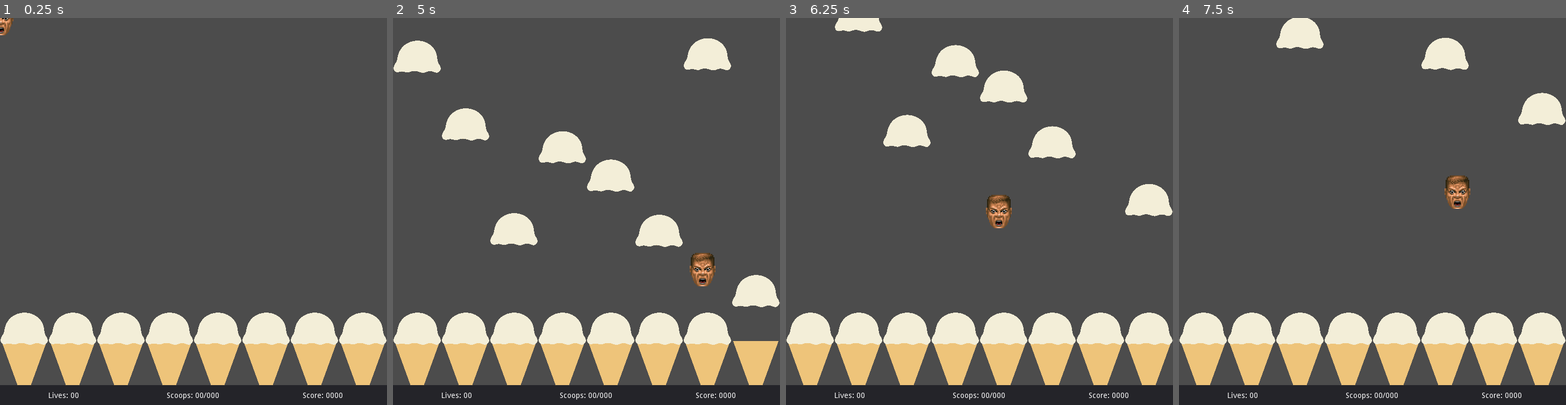
Above: before the commit, frames 1-4 (left to right).
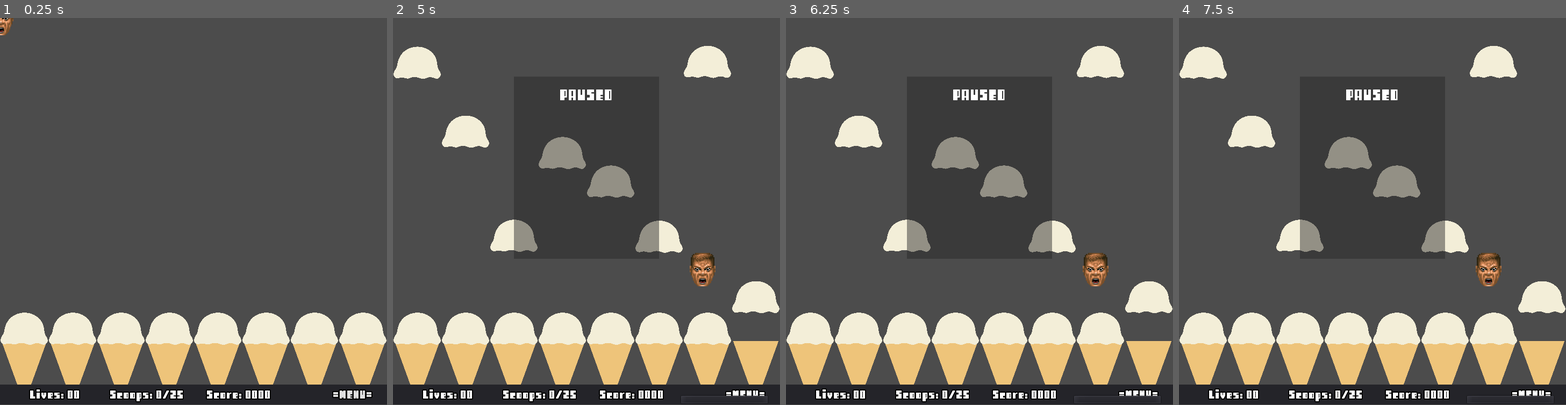
Above: after the commit, the same moments.

Repository: craigostrin/IceCream
Game: Godot game, scene res://Scenes/Game.tscn
The game is run twice, just before and just after one commit, with the same random seed, the same clock (stepped at 60 frames per second) and the same inputs.
Inputs (mouse positions are in pixels of both pictures, inside the frame that each line leads up to):
- Up to frame 1 (0.25 s): no input
- Up to frame 2 (5 s): click (725, 393) at 0.5 s, where only the run after the commit has a clickable "=MENU="; tap Enter at 1.25 s; move the mouse to (671, 192) at 1.27 s; move the mouse to (509, 230) at 2.02 s; move the mouse to (625, 126) at 2.77 s; move the mouse to (567, 288) at 3.52 s; move the mouse to (702, 269) at 4.27 s; tap Space (pause, bound only after the commit) at 4.9 s
- Up to frame 3 (6.25 s): move the mouse to (863, 153) at 5.02 s; move the mouse to (998, 211) at 5.77 s
- Up to frame 4 (7.5 s): move the mouse to (1314, 114) at 6.52 s; move the mouse to (1457, 192) at 7.27 s

The runs differ from the first frame. In frame 1, 1.7% of the frame differs, in the area x 0-100%, y 94-100%; in frame 2, 6.8%; in frame 3, 14%, in the area x 0-100%, y 0-100%; in frame 4, 12%.

Commit message:
work progresses

Diff:
--- /dev/null
+++ b/Font/RetroFont.tres
@@ -0,0 +1,6 @@
+[gd_resource type="DynamicFont" load_steps=2 format=2]
+
+[ext_resource path="res://Font/retro.ttf" type="DynamicFontData" id=1]
+
+[resource]
+font_data = ExtResource( 1 )
--- /dev/null
+++ b/Font/RetroFontBig.tres
@@ -0,0 +1,7 @@
+[gd_resource type="DynamicFont" load_steps=2 format=2]
+
+[ext_resource path="res://Font/retro.ttf" type="DynamicFontData" id=1]
+
+[resource]
+size = 40
+font_data = ExtResource( 1 )
--- /dev/null
+++ b/Font/RetroFontFooter.tres
@@ -0,0 +1,9 @@
+[gd_resource type="DynamicFont" load_steps=2 format=2]
+
+[ext_resource path="res://Font/retro.ttf" type="DynamicFontData" id=1]
+
+[resource]
+size = 30
+outline_size = 2
+outline_color = Color( 0, 0, 0, 1 )
+font_data = ExtResource( 1 )
--- /dev/null
+++ b/GUI/GUI.gd
@@ -0,0 +1,10 @@
+extends Control
+
+onready var scoopsLabel = $FooterPanel/HBoxContainer/ScoopsLabel
+
+func _ready():
+	Events.connect("bullet_dodged", self, "on_bullet_dodged")
+	scoopsLabel.text = "Scoops: 0/25"
+
+func on_bullet_dodged(bullets_dodged, max_bullets):
+	scoopsLabel.text = "Scoops: " + str(bullets_dodged) + "/" + str(max_bullets)
--- /dev/null
+++ b/GUI/PausePopup.gd
@@ -0,0 +1,12 @@
+extends Popup
+
+
+# PAUSING BREAKS THE GAME AND THEREFORE SHOULD BE A LIMITED POWERUP
+func _input(event):
+	if Input.is_action_just_pressed("pause"):
+		if get_tree().paused:
+			hide()
+			get_tree().paused = false
+		else:
+			show()
+			get_tree().paused = true
--- a/Scenes/Bullet.gd
+++ b/Scenes/Bullet.gd
@@ -10,3 +10,16 @@
 func _process(delta):
 	if firing:
 		position.y -= speed * delta
+
+
+func stop():
+	firing = false
+
+
+func start():
+	firing = true
+
+
+func clear_fired_bullet():
+	if position.y < 0:
+		queue_free()
--- a/Scenes/Bullet.tscn
+++ b/Scenes/Bullet.tscn
@@ -6,7 +6,9 @@
 [sub_resource type="CircleShape2D" id=1]
 radius = 30.0375
 
-[node name="Bullet" type="Area2D"]
+[node name="Bullet" type="Area2D" groups=[
+"bullets",
+]]
 collision_layer = 2
 collision_mask = 5
 script = ExtResource( 2 )
--- a/Scenes/Cannon.gd
+++ b/Scenes/Cannon.gd
@@ -9,7 +9,7 @@
 
 var min_bullet_speed := 125.0
 var max_bullet_speed := 175.0
-#var firing = false
+var firing = false
 var reload_time := 1.0
 var min_fire_time := 1.0
 var max_fire_time := 5.0
@@ -26,21 +26,23 @@
 	reload()
 
 
+func reload():
+	# If no bullet is ready, make a bullet, add a random speed
+	if not chambered_bullet:
+		chambered_bullet = bullet.instance()
+		chambered_bullet.init(get_bullet_speed())
+		self.add_child(chambered_bullet)
+	if firing:
+		start_fire_timer()
+
+
 func on_FireTimer_timeout():
 	if chambered_bullet:
 		chambered_bullet.firing = true
+		chambered_bullet = null
 	else:
 		print("No bullet chambered! Can't fire!")
 	start_reload_timer()
-
-
-func reload():
-	# Make a bullet, add a random speed
-	chambered_bullet = bullet.instance()
-	var random_speed = get_bullet_speed()
-	chambered_bullet.init(random_speed)
-	self.add_child(chambered_bullet)
-	start_fire_timer()
 
 
 func start_fire_timer():
@@ -48,8 +50,10 @@
 	fireTimer.start(random_fire_time)
 
 
+
 func start_reload_timer():
 	reloadTimer.start(reload_time)
+
 
 
 func get_bullet_speed():
@@ -61,7 +65,10 @@
 
 
 func on_start_cannons():
+	firing = true
 	reload()
 
+
 func on_stop_cannons():
+	firing = false
 	fireTimer.stop()
--- a/Scenes/Cannon.tscn
+++ b/Scenes/Cannon.tscn
@@ -16,5 +16,7 @@
 
 [node name="ReloadTimer" type="Timer" parent="."]
 wait_time = 0.5
+one_shot = true
 
 [node name="FireTimer" type="Timer" parent="."]
+one_shot = true
--- a/Scenes/GUI.gd
+++ /dev/null
@@ -1,11 +0,0 @@
-extends Control
-
-onready var scoopsLabel = $FooterPanel/HBoxContainer/ScoopsLabel
-
-func ready():
-	Events.connect("bullet_dodged", self, "on_bullet_dodged")
-	scoopsLabel.bbcode_text = "[center]Scoops: [b]0/25[/b][/center]"
-	print("ok")
-
-func on_bullet_dodged(bullets_dodged, max_bullets):
-	scoopsLabel.bbcode_text = "[center]Scoops: [b]" + str(bullets_dodged) + "/" + str(max_bullets) + "[/b][/center]"
--- a/Scenes/Game.gd
+++ b/Scenes/Game.gd
@@ -2,17 +2,31 @@
 
 const Cannon = preload("res://Scenes/Cannon.tscn")
 const Player = preload("res://Scenes/Player.tscn")
-var player
+var player: Area2D
 
-var num_of_cannons = 8
-var cannon_spawn_pos = 45
-var cannon_spawn_offset = 90
+var num_of_cannons := 8
+var cannon_spawn_pos := 45.0
+var cannon_spawn_offset := 90.0
 
-var bullets_dodged = 0
-var max_bullets = 25
+var bullets_dodged := 0
+var max_bullets := 25
 
-var lives
+var score: int
+var lives: int
 
+
+### TODO ###
+## Powerups - must touch the bullet, one slot, get overwritten (encouraged to use them quickly)
+#### - pause & teleport
+#### - get tiny
+#### - clear all bullets in a vertical line
+#### - clear all bullets on screen
+#### - extra life
+#### - bubble shield, take one more hit
+#### - point multiplier for limited time (maybe with faster bullets? trade-off)
+#### - invincibility
+## Different colors of bullets for variety
+#### - bullets with bonus points
 
 func _ready():
 	for i in range(num_of_cannons):
@@ -22,11 +36,11 @@
 #		Events.connect('stop_cannons', new_cannon, 'on_stop_cannons')
 		$Cannons.add_child(new_cannon)
 
-	Events.emit_signal('start_cannons')
-
 	player = Player.instance()
 	player.position = Vector2(360,360)
 	self.add_child(player)
+
+	start_level()
 
 
 func _input(event):
@@ -38,10 +52,19 @@
 	player.position = get_global_mouse_position()
 
 
+func start_level():
+	Events.emit_signal('start_cannons')
+
+
+func level_cleared():
+	Events.emit_signal("stop_cannons")
+	get_tree().call_group("bullets", "clear_fired_bullet")
+	print("you win")
+
+
 func _on_CleanupZone_area_entered(area):
 	area.queue_free()
 	bullets_dodged += 1
 	Events.emit_signal("bullet_dodged", bullets_dodged, max_bullets)
 	if bullets_dodged == max_bullets:
-		Events.emit_signal("stop_cannons")
-		print("you win")
+		level_cleared()
--- a/Scenes/Game.tscn
+++ b/Scenes/Game.tscn
@@ -1,9 +1,15 @@
-[gd_scene load_steps=4 format=2]
+[gd_scene load_steps=8 format=2]
 
+[ext_resource path="res://Font/RetroFontBig.tres" type="DynamicFont" id=1]
 [ext_resource path="res://Scenes/Game.gd" type="Script" id=2]
-[ext_resource path="res://Scenes/GUI.gd" type="Script" id=3]
+[ext_resource path="res://GUI/GUI.gd" type="Script" id=3]
+[ext_resource path="res://Font/RetroFontFooter.tres" type="DynamicFont" id=4]
+[ext_resource path="res://GUI/PausePopup.gd" type="Script" id=5]
 
 [sub_resource type="RectangleShape2D" id=1]
+
+[sub_resource type="StyleBoxFlat" id=2]
+bg_color = Color( 0.152941, 0.152941, 0.152941, 0.470588 )
 
 [node name="Game" type="Node2D"]
 script = ExtResource( 2 )
@@ -25,6 +31,8 @@
 [node name="GUI" type="Control" parent="CanvasLayer"]
 anchor_right = 1.0
 anchor_bottom = 1.0
+margin_top = -0.667419
+margin_bottom = -0.667419
 script = ExtResource( 3 )
 __meta__ = {
 "_edit_use_anchors_": false
@@ -42,38 +50,93 @@
 [node name="HBoxContainer" type="HBoxContainer" parent="CanvasLayer/GUI/FooterPanel"]
 anchor_right = 1.0
 anchor_bottom = 1.0
-margin_top = 13.0
+margin_left = 20.0
+margin_right = -20.0
 __meta__ = {
 "_edit_use_anchors_": false
 }
 
-[node name="LivesLabel" type="RichTextLabel" parent="CanvasLayer/GUI/FooterPanel/HBoxContainer"]
-margin_right = 237.0
-margin_bottom = 24.0
+[node name="LivesLabel" type="Label" parent="CanvasLayer/GUI/FooterPanel/HBoxContainer"]
+margin_right = 167.0
+margin_bottom = 37.0
 size_flags_horizontal = 3
-bbcode_enabled = true
-bbcode_text = "[center]Lives: [b]00[/b][/center]"
+size_flags_vertical = 1
+custom_fonts/font = ExtResource( 4 )
 text = "Lives: 00"
-scroll_active = false
+align = 1
+valign = 1
 
-[node name="ScoopsLabel" type="RichTextLabel" parent="CanvasLayer/GUI/FooterPanel/HBoxContainer"]
-margin_left = 241.0
-margin_right = 478.0
-margin_bottom = 24.0
+[node name="ScoopsLabel" type="Label" parent="CanvasLayer/GUI/FooterPanel/HBoxContainer"]
+margin_left = 171.0
+margin_right = 338.0
+margin_bottom = 37.0
 size_flags_horizontal = 3
-bbcode_enabled = true
-bbcode_text = "[center]Scoops: [b]00/000[/b][/center]"
-text = "Scoops: 00/000"
-scroll_active = false
+size_flags_vertical = 1
+custom_fonts/font = ExtResource( 4 )
+text = "Scoops 00/000"
+align = 1
+valign = 1
 
-[node name="ScoreLabel" type="RichTextLabel" parent="CanvasLayer/GUI/FooterPanel/HBoxContainer"]
-margin_left = 482.0
-margin_right = 720.0
-margin_bottom = 24.0
+[node name="ScoreLabel" type="Label" parent="CanvasLayer/GUI/FooterPanel/HBoxContainer"]
+margin_left = 342.0
+margin_right = 509.0
+margin_bottom = 37.0
 size_flags_horizontal = 3
-bbcode_enabled = true
-bbcode_text = "[center]Score: [b]0000[/b][/center]"
+size_flags_vertical = 1
+custom_fonts/font = ExtResource( 4 )
 text = "Score: 0000"
-scroll_active = false
+align = 1
+valign = 1
+
+[node name="MenuButton" type="MenuButton" parent="CanvasLayer/GUI/FooterPanel/HBoxContainer"]
+margin_left = 513.0
+margin_right = 680.0
+margin_bottom = 37.0
+size_flags_horizontal = 3
+custom_fonts/font = ExtResource( 4 )
+text = "=MENU="
+align = 2
+
+[node name="PausePopup" type="Popup" parent="CanvasLayer"]
+pause_mode = 2
+anchor_right = 1.0
+anchor_bottom = 1.0
+margin_top = -0.667419
+margin_bottom = -0.667419
+popup_exclusive = true
+script = ExtResource( 5 )
+__meta__ = {
+"_edit_use_anchors_": false
+}
+
+[node name="Panel" type="Panel" parent="CanvasLayer/PausePopup"]
+pause_mode = 2
+anchor_left = 0.5
+anchor_top = 0.5
+anchor_right = 0.5
+anchor_bottom = 0.5
+margin_left = -135.0
+margin_top = -249.59
+margin_right = 135.0
+margin_bottom = 89.4096
+custom_styles/panel = SubResource( 2 )
+__meta__ = {
+"_edit_use_anchors_": false
+}
+
+[node name="Label" type="Label" parent="CanvasLayer/PausePopup/Panel"]
+anchor_left = 0.5
+anchor_right = 0.5
+margin_left = -49.5
+margin_top = 16.0362
+margin_right = 49.5
+margin_bottom = 52.0362
+custom_fonts/font = ExtResource( 1 )
+text = "PAUSED"
+align = 1
+valign = 1
+__meta__ = {
+"_edit_use_anchors_": false
+}
 
 [connection signal="area_entered" from="CleanupZone" to="." method="_on_CleanupZone_area_entered"]
--- a/project.godot
+++ b/project.godot
@@ -30,6 +30,11 @@
 "events": [ Object(InputEventKey,"resource_local_to_scene":false,"resource_name":"","device":0,"alt":false,"shift":false,"control":false,"meta":false,"command":false,"pressed":false,"scancode":16777217,"unicode":0,"echo":false,"script":null)
  ]
 }
+pause={
+"deadzone": 0.5,
+"events": [ Object(InputEventKey,"resource_local_to_scene":false,"resource_name":"","device":0,"alt":false,"shift":false,"control":false,"meta":false,"command":false,"pressed":false,"scancode":32,"unicode":0,"echo":false,"script":null)
+ ]
+}
 
 [layer_names]
 
Not shown, added: Font/license.txt
Not shown, added: Font/read me.txt
Binary file added: Font/retro.ttf
